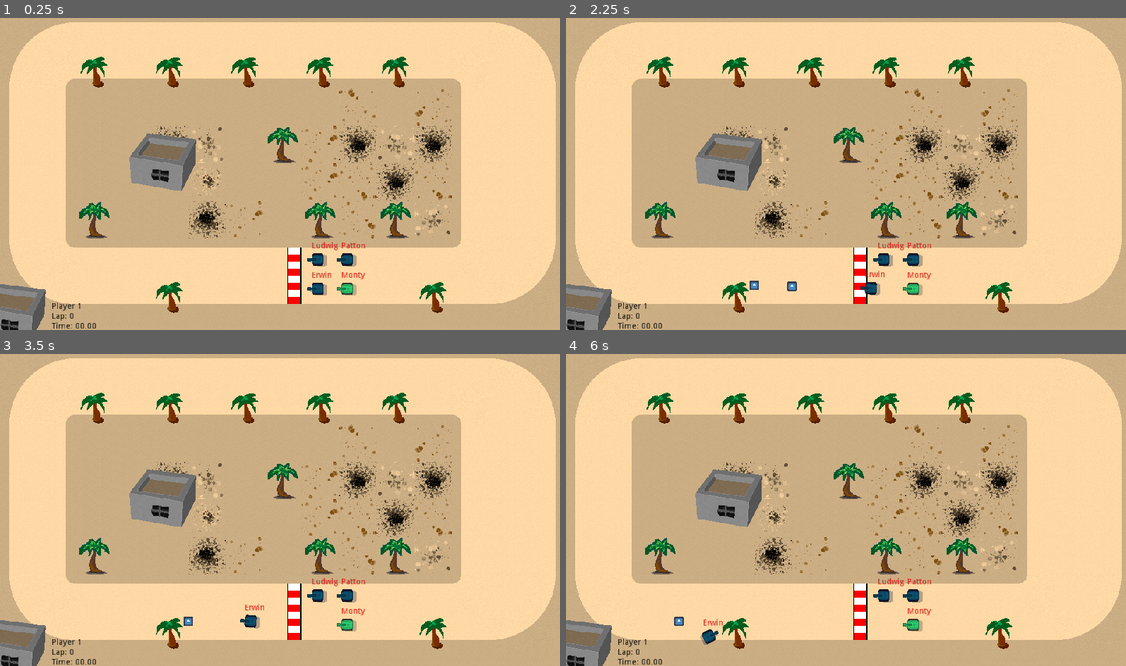
Above: before the commit, frames 1-4 (two rows, left to right).
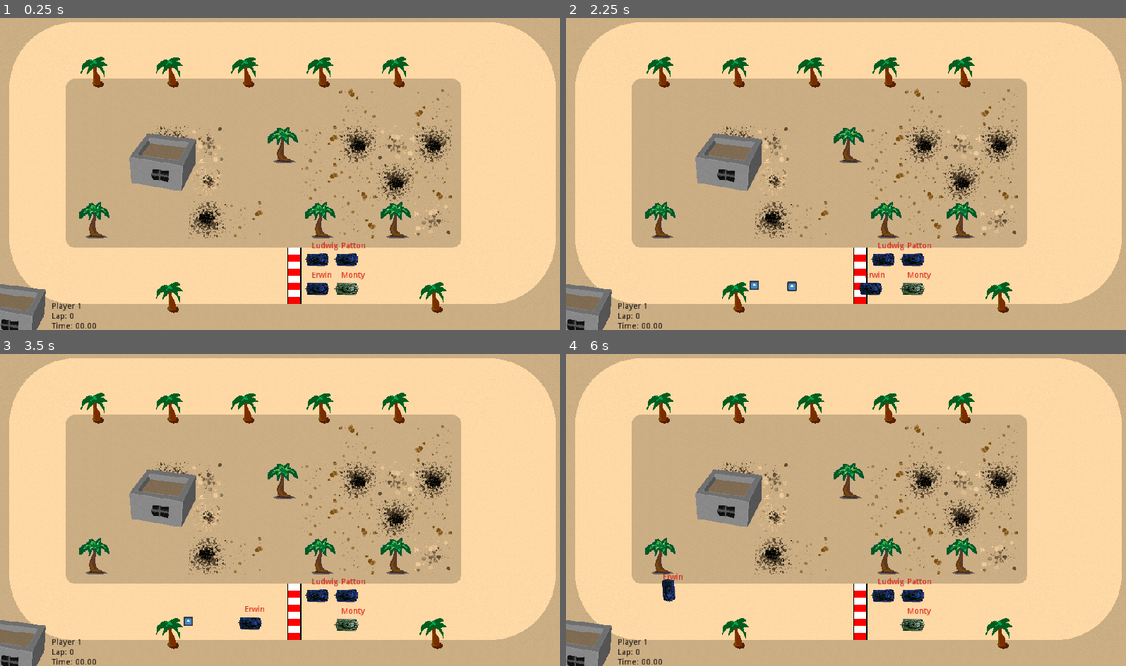
Above: after the commit, the same moments.

Repository: TeamRommel/RollingRommel
Game: Godot game, scene res://scenes/GameScene.tscn
Two runs of this game, one before a commit and one after it. Both use one fixed random seed, a clock stepped at 60 frames per second and the inputs below. The engine's default icon, where the game draws it, is replaced by a stand-in: a white triangle on a blue panel in a dark square.
Inputs:
- Up to frame 1 (0.25 s): no input
- Up to frame 2 (2.25 s): tap Enter at 0.5 s
- Up to frame 3 (3.5 s): no input
- Up to frame 4 (6 s): no input

The runs differ from the first frame. In frame 1, 0.6% of the frame differs, in the area x 54-65%, y 75-89%; in frame 2, 0.6%; in frame 3, 0.6%; in frame 4, 0.8%, in the area x 17-65%, y 70-94%.

Commit message:
Tank updated

Diff:
--- a/scenes/BaseVehicle.tscn
+++ b/scenes/BaseVehicle.tscn
@@ -2,15 +2,16 @@
 
 [ext_resource path="res://scripts/BaseVehicle.gd" type="Script" id=1]
 [ext_resource path="res://sprites/vehicles/tankBody_green_outline_shadow.png" type="Texture" id=2]
-[ext_resource path="res://sprites/vehicles/tankBody_green_outline.png" type="Texture" id=3]
-[ext_resource path="res://sprites/vehicles/tankGreen_barrel2_outline.png" type="Texture" id=4]
+[ext_resource path="res://sprites/vehicles/Tank3Body.png" type="Texture" id=3]
+[ext_resource path="res://sprites/vehicles/Tank3Gun.png" type="Texture" id=4]
 
 [sub_resource type="PhysicsMaterial" id=1]
 friction = 0.5
 bounce = 0.15
 
 [sub_resource type="CapsuleShape2D" id=2]
-height = 3.91769
+radius = 10.2598
+height = 21.3536
 
 [node name="BaseVehicle" type="RigidBody2D" groups=[
 "vehicles",
@@ -28,18 +29,18 @@
 texture = ExtResource( 2 )
 
 [node name="TankBody" type="Sprite" parent="."]
-rotation = -1.5708
-scale = Vector2( 0.5, 0.5 )
+rotation = 3.14159
+scale = Vector2( 0.05, 0.05 )
 texture = ExtResource( 3 )
 
 [node name="Turret" type="Sprite" parent="."]
-position = Vector2( 10, 0 )
-rotation = -1.5708
-scale = Vector2( 0.5, 0.5 )
+position = Vector2( 5, 0 )
+rotation = 3.14159
+scale = Vector2( 0.05, 0.05 )
 texture = ExtResource( 4 )
 
 [node name="CollisionShape2D" type="CollisionShape2D" parent="."]
-position = Vector2( 1, 0 )
+position = Vector2( 1, -0.138208 )
 rotation = 1.5708
 shape = SubResource( 2 )
 
--- a/scenes/GameScene.tscn
+++ b/scenes/GameScene.tscn
@@ -9,6 +9,7 @@
 script = ExtResource( 1 )
 
 [node name="Navigation2D" type="Navigation2D" parent="."]
+editor/display_folded = true
 
 [node name="Level_1" parent="Navigation2D" instance=ExtResource( 2 )]
 
@@ -18,6 +19,7 @@
 scale = Vector2( 0.7, 0.7 )
 
 [node name="waypoints" type="Node2D" parent="."]
+editor/display_folded = true
 
 [node name="Area2D_3" parent="waypoints" instance=ExtResource( 4 )]
 position = Vector2( 499.165, 444.855 )
Not shown, added: sprites/vehicles/Tank3Body.png.import
Not shown, added: sprites/vehicles/Tank3Gun.png.import
Not shown: 30 places in tileset_test_64c.tres that only renumber resources
